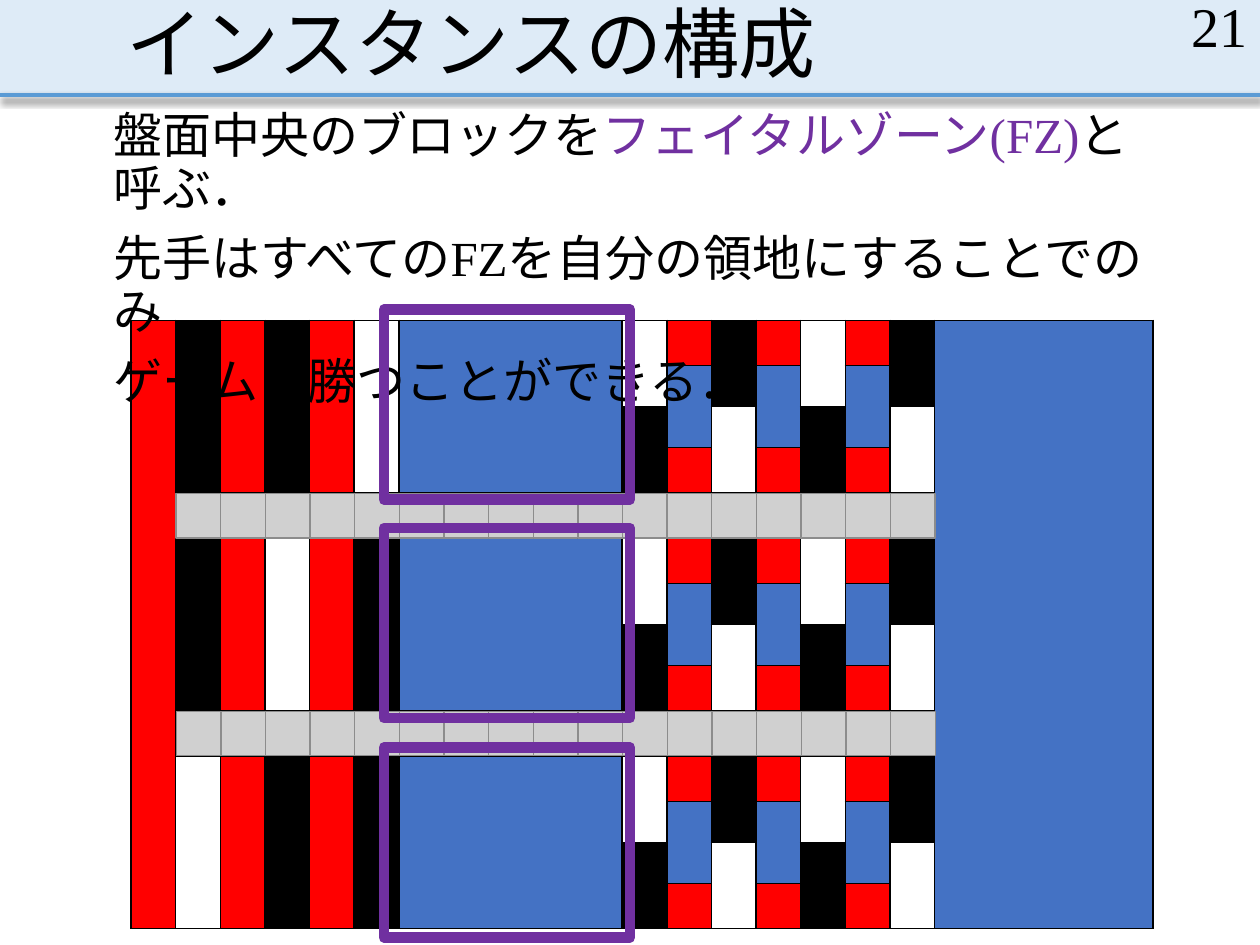
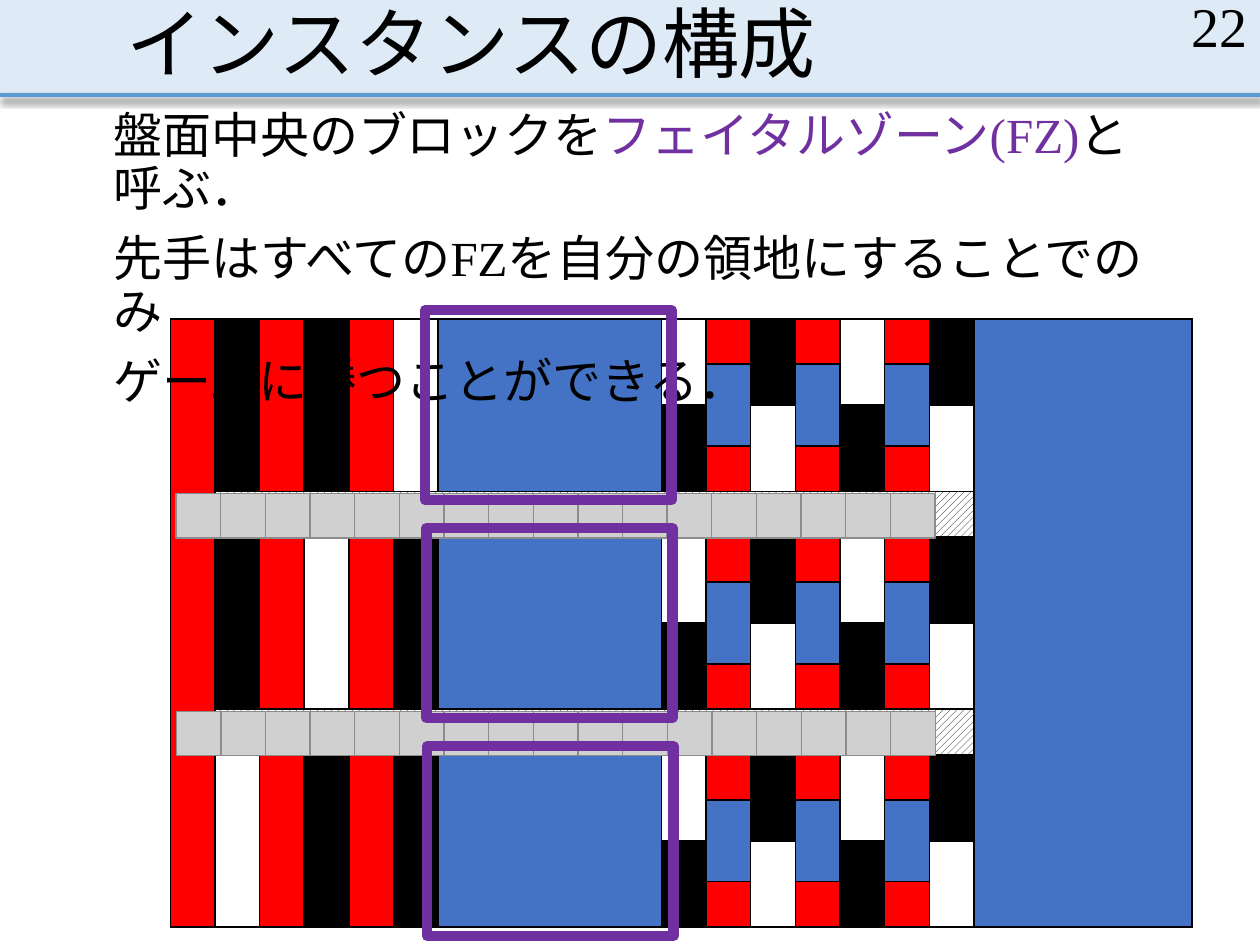
Before and after one commit to MasayaOda/SR, a slide deck: slide 22 of 190513oda.pptx (slide 21 before the commit). Drawn at 1260x945 pixels with LibreOffice and Linux fonts; fonts in the diff are those of the drawing; grey boxes stand for pictures. Boxes give left, top, right and bottom in pixels: in the first picture for what was removed or moved away, otherwise in the second. Text is boxed around its words. In the diff, an @@ line names an element or a change of style, - is before the commit and + after.

```diff
--- a/190513oda.pptx
+++ b/190513oda.pptx
@@ page number at [1191,10,1247,47]: text changed @@
-21
+22
@@ 2 rectangles, 1 table: place and size @@
-2 rectangles, 1 table at [131,310,1145,929]
+2 rectangles, 1 table at [170,310,1184,927]
@@ rectangle: place and size @@
-rectangle at [384,747,630,937]
+rectangle at [427,746,673,936]
```
Also in this commit, not shown: 7 other slides changed, 1 slide added.
